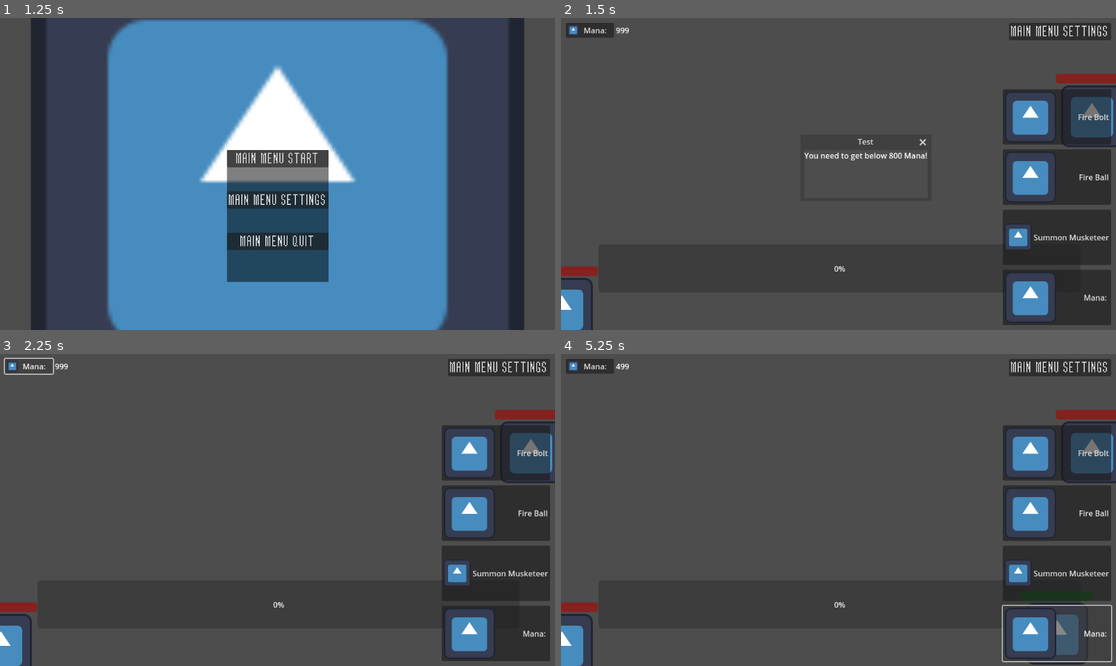
Above: before the commit, frames 1-4 (two rows, left to right).
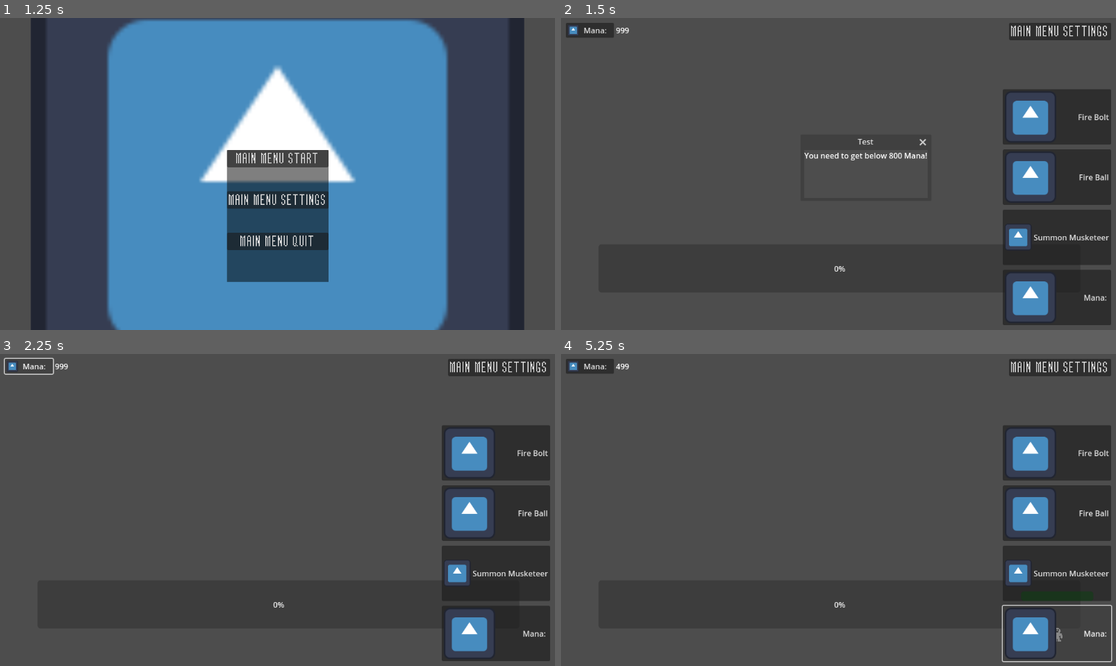
Above: after the commit, the same moments.

Repository: Mohammed-Kapiel/Vuno-The-Adventureers-Log
Game: Godot game, scene res://Screens/main_menu.tscn
The game is run twice, just before and just after one commit, with the same random seed, the same clock (stepped at 60 frames per second) and the same inputs. The engine's default icon, where the game draws it, is replaced by a stand-in: a white triangle on a blue panel in a dark square.
Inputs (mouse positions are in pixels of both pictures, inside the frame that each line leads up to):
- Up to frame 1 (1.25 s): tap Enter at 0.5 s; move the mouse to (399, 158) at 0.52 s; right-click (399, 158) at 0.6 s; click (399, 158) at 0.8 s
- Up to frame 2 (1.5 s): click "MAIN_MENU_START" at 1.25 s
- Up to frame 3 (2.25 s): click "Mana:" at 2 s
- Up to frame 4 (5.25 s): click "Fire Bolt" at 2.75 s; click "Fire Ball" at 3.5 s; click "Summon Musketeer" at 4.25 s; click "Mana:" at 5 s

Frame 1 is identical in both runs. In frame 2, 2.2% of the frame differs, in the area x 0-100%, y 17-100%; in frame 3, 2.2%; in frame 4, 2.8%.
Error in both runs: Invalid access to property or key 'mana_cost' on a base object of type 'Nil'. (res://Managers/Spell)

Commit message:
Added Basic Art

Diff:
--- a/Managers/Unit Spawner/unit_spawner.gd
+++ b/Managers/Unit Spawner/unit_spawner.gd
@@ -7,6 +7,9 @@
 
 const UNIT = preload("res://Objects/Units/unit.tscn")
 
+@export var is_automatic : bool = false
+@export var spawn_rate : float = 0.25
+
 var is_spawning : bool = false
 
 @export var faction = unit_manager.factions.Player
@@ -14,6 +17,11 @@
 
 func _ready():
 	unit_manager.add_spawner(self, faction)
+
+	if is_automatic:
+		spawn_timer.one_shot = false
+		spawn_timer.wait_time = 1/spawn_rate
+		spawn_timer.start()
 
 func prepare_spawn(stats : Unit_Stats):
 	unit_stats = stats
@@ -24,25 +32,27 @@
 func spawn_ready():
 	is_spawning = true
 
+	if is_automatic:
+		_spawn(position)
+
 func preview_spawn():
 	pass
 
-func _spawn():
+func _spawn(position : Vector2):
 
 	var unit = UNIT.instantiate()
+	unit.faction = faction
+	unit.stats = unit_stats
 
 	level.add_child(unit)
-
-	unit.stats = unit_stats
-
-	unit.position = get_global_mouse_position()
+	unit.position = position
 
 func _physics_process(delta):
-	if !is_spawning:
+	if is_automatic or !is_spawning:
 		return
 
 	if Input.is_action_just_released("select"):
-		_spawn()
+		_spawn(get_global_mouse_position())
 
 	if Input.is_action_just_released("move"):
 		is_spawning = false
--- a/Objects/Units/Unit Stats/musketeer.tres
+++ b/Objects/Units/Unit Stats/musketeer.tres
@@ -1,9 +1,11 @@
-[gd_resource type="Resource" script_class="Unit_Stats" load_steps=2 format=3 uid="uid://b4vcaiu3kq1ai"]
+[gd_resource type="Resource" script_class="Unit_Stats" load_steps=3 format=3 uid="uid://b4vcaiu3kq1ai"]
 
 [ext_resource type="Script" path="res://Objects/Units/Unit Stats/unit_stats.gd" id="1_dd7pk"]
+[ext_resource type="Texture2D" uid="uid://bc2plbm64py8h" path="res://Art Assets/Aesprite Files/Unit_Gnome.png" id="2_jmkra"]
 
 [resource]
 script = ExtResource("1_dd7pk")
+texture = ExtResource("2_jmkra")
 move_acceleration = 50.0
 move_speed = 200.0
 max_health = 100.0
--- a/Objects/Units/Unit Stats/squire.tres
+++ b/Objects/Units/Unit Stats/squire.tres
@@ -1,11 +1,15 @@
-[gd_resource type="Resource" script_class="Unit_Stats" load_steps=2 format=3 uid="uid://ck3k7qkfamsd7"]
+[gd_resource type="Resource" script_class="Unit_Stats" load_steps=3 format=3 uid="uid://ck3k7qkfamsd7"]
 
 [ext_resource type="Script" path="res://Objects/Units/Unit Stats/unit_stats.gd" id="1_kdxuw"]
+[ext_resource type="Texture2D" uid="uid://rogdimqujhyj" path="res://Art Assets/Aesprite Files/Unit_Dragonborne.png" id="2_u2mf2"]
 
 [resource]
 script = ExtResource("1_kdxuw")
+texture = ExtResource("2_u2mf2")
 move_acceleration = 50.0
 move_speed = 200.0
+max_health = 100.0
+damage = 10.0
 attack_speed = 0.5
 attack_range = 10.0
 detection_range = 10.0
--- a/Objects/Units/Unit Stats/unit_stats.gd
+++ b/Objects/Units/Unit Stats/unit_stats.gd
@@ -1,4 +1,6 @@
 class_name Unit_Stats extends Resource
+
+@export var texture : Texture2D
 
 @export var move_acceleration : float = 50
 @export var move_speed : float = 200
--- a/Objects/Units/unit.gd
+++ b/Objects/Units/unit.gd
@@ -13,6 +13,7 @@
 @onready var unit_manager : Unit_Manager = UnitManager
 @onready var attack_manager : Attack_Manager = $"Attack Manager"
 @onready var health_manager : Health_Manager = $"Health Manager"
+@onready var art : Sprite2D = $Art
 
 @onready var detection_collision_shape = $"Detection Range/Detection Collision Shape"
 
@@ -20,11 +21,12 @@
 @export var move_target : Vector2
 
 func _ready():
-
 	unit_manager.add_unit(self, faction)
 	update_stats()
 
 func update_stats():
+	if art : art.texture = stats.texture
+
 	if attack_manager : attack_manager.setup_stats(faction, stats)
 	if health_manager : health_manager.setup_stats(faction, stats)
 
--- a/Objects/Units/unit.tscn
+++ b/Objects/Units/unit.tscn
@@ -24,6 +24,8 @@
 [node name="Unit" type="CharacterBody2D" groups=["Units"]]
 script = ExtResource("1_lthus")
 stats = ExtResource("2_7hurq")
+is_selected = null
+move_target = null
 
 [node name="Art" type="Sprite2D" parent="."]
 texture = ExtResource("2_qior7")
--- a/Scenes/level_test.tscn
+++ b/Scenes/level_test.tscn
@@ -5,8 +5,8 @@
 [ext_resource type="PackedScene" uid="uid://dah7adk31yfvi" path="res://Objects/Objectives/objective_manager.tscn" id="1_oyqmr"]
 [ext_resource type="PackedScene" uid="uid://b18rnqls1ctlv" path="res://Objects/Objectives/Objective Base/objective.tscn" id="2_6uo5k"]
 [ext_resource type="Script" path="res://Objects/Objectives/Objective Mana Threshold/objective_mana.gd" id="2_px541"]
-[ext_resource type="PackedScene" uid="uid://nu7um6h5hlo0" path="res://Objects/Units/unit.tscn" id="3_ow3gk"]
 [ext_resource type="Resource" uid="uid://ck3k7qkfamsd7" path="res://Objects/Units/Unit Stats/squire.tres" id="5_0sa4m"]
+[ext_resource type="PackedScene" uid="uid://djt47cauubsbo" path="res://Managers/Unit Spawner/unit_spawner.tscn" id="6_cos1r"]
 
 [sub_resource type="NavigationPolygon" id="NavigationPolygon_gn267"]
 vertices = PackedVector2Array(516, 338, 569, 1273, -398, 1242, -406, -271, 1680, -280, 1678, 831, 968, 801, 734, 78, 722, 76)
@@ -34,24 +34,11 @@
 
 [node name="Camera Controller" parent="." instance=ExtResource("1_2xe5c")]
 
-[node name="Unit" parent="." instance=ExtResource("3_ow3gk")]
-position = Vector2(0, 602)
-faction = 1
-
-[node name="Unit2" parent="." instance=ExtResource("3_ow3gk")]
-position = Vector2(1295, 196)
-faction = 1
-stats = ExtResource("5_0sa4m")
-
-[node name="Unit3" parent="." instance=ExtResource("3_ow3gk")]
-position = Vector2(1462, 199)
-faction = 1
-stats = ExtResource("5_0sa4m")
-
-[node name="Unit4" parent="." instance=ExtResource("3_ow3gk")]
-position = Vector2(1100, 202)
-faction = 1
-stats = ExtResource("5_0sa4m")
-
 [node name="NavigationRegion2D" type="NavigationRegion2D" parent="."]
 navigation_polygon = SubResource("NavigationPolygon_gn267")
+
+[node name="Unit Spawner" parent="." instance=ExtResource("6_cos1r")]
+position = Vector2(-132, -107)
+is_automatic = true
+faction = 1
+unit_stats = ExtResource("5_0sa4m")
Binary file added: Art Assets/Aesprite Files/Level_Clutter.aseprite
Binary file added: Art Assets/Aesprite Files/Level_Clutter.png
Not shown, added: Art Assets/Aesprite Files/Level_Clutter.png.import
Binary file added: Art Assets/Aesprite Files/Unit_Dragonborne.aseprite
Binary file added: Art Assets/Aesprite Files/Unit_Dragonborne.png
Not shown, added: Art Assets/Aesprite Files/Unit_Dragonborne.png.import
Binary file added: Art Assets/Aesprite Files/Unit_Gnome.aseprite
Binary file added: Art Assets/Aesprite Files/Unit_Gnome.png
Not shown, added: Art Assets/Aesprite Files/Unit_Gnome.png.import
